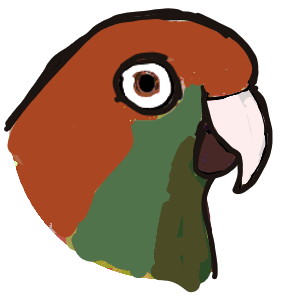
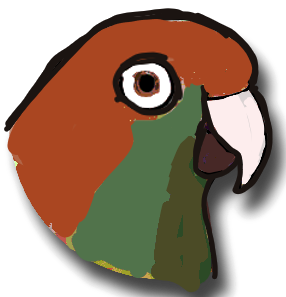
Two versions of the same layered image (286×297). Layer-by-layer changes:
painted on "Background" over [5, 20, 273, 293]
removed layer "Background" (2nd of 2) over [5, 20, 273, 293]
